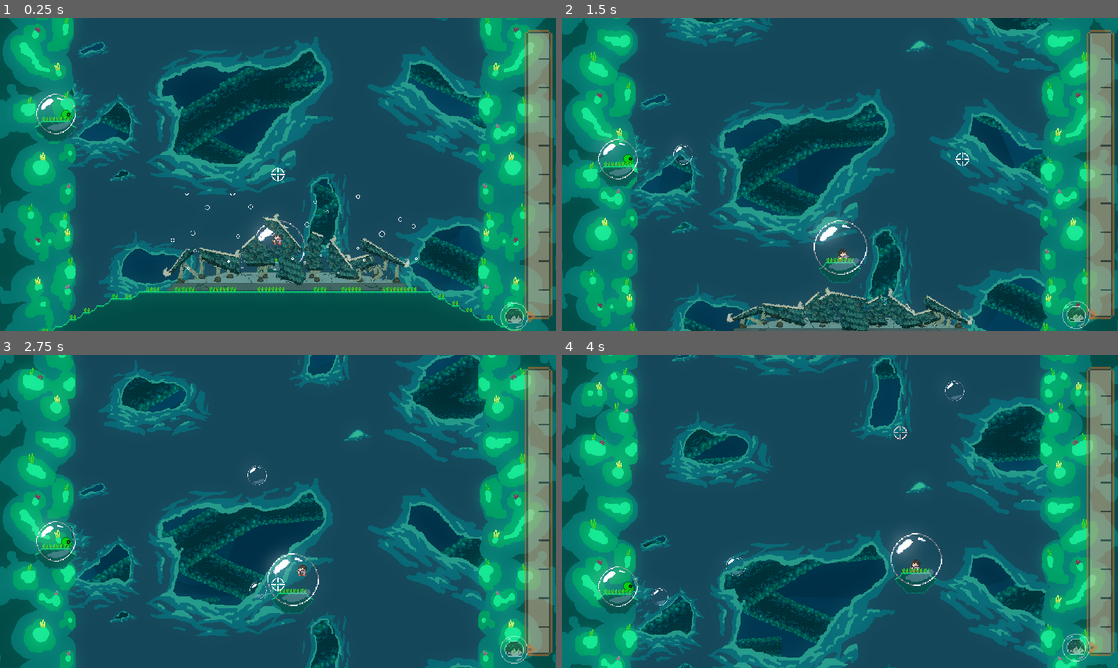
Above: before the commit, frames 1-4 (two rows, left to right).
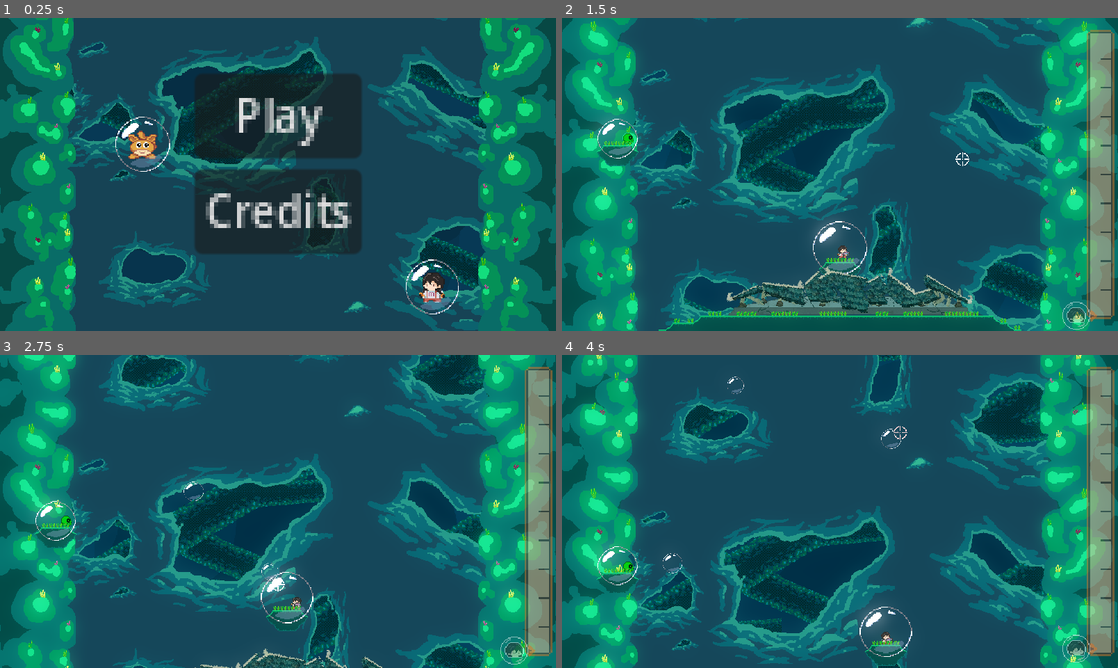
Above: after the commit, the same moments.

Repository: avaxar/apoptosis
Game: Godot game, scene res://scenes/menu.tscn
Two runs of this game, one before a commit and one after it. Both use one fixed random seed, a clock stepped at 60 frames per second and the inputs below. Before the commit the project starts from res://scenes/level.tscn.
Inputs (mouse positions are in pixels of both pictures, inside the frame that each line leads up to):
- Up to frame 1 (0.25 s): no input
- Up to frame 2 (1.5 s): click (840, 115) at 0.5 s, where only the run after the commit has a clickable "Play"; move the mouse to (962, 158) at 1.27 s; hold D (move_right) from 1.28 s (still down); click (962, 158) at 1.42 s
- Up to frame 3 (2.75 s): tap W (jump) at 1.52 s; release D (move_right) at 2 s; drag from (166, 527) to (278, 583) at 2.02 s
- Up to frame 4 (4 s): move the mouse to (895, 442) at 2.77 s; hold A (move_left) 2.78-3.5 s; drag from (812, 574) to (901, 433) at 3.52 s

The runs differ from the first frame. In frame 1, 29% of the frame differs, in the area x 3-100%, y 0-100%; in frame 2, 46%, in the area x 0-100%, y 0-100%; in frame 3, 43%; in frame 4, 43%.

Commit message:
RENAMEMRAEFNEUJfhyua

Diff:
--- a/project.godot
+++ b/project.godot
@@ -11,7 +11,7 @@
 [application]
 
 config/name="Apoptosis"
-run/main_scene="res://scenes/level.tscn"
+run/main_scene="res://scenes/menu.tscn"
 config/features=PackedStringArray("4.3", "GL Compatibility")
 boot_splash/show_image=false
 config/icon="res://icon.svg"
--- a/scenes/mari_caca.tscn
+++ b/scenes/mari_caca.tscn
@@ -1,6 +1,6 @@
 [gd_scene load_steps=28 format=3 uid="uid://dd1t7y1nfk702"]
 
-[ext_resource type="Script" path="res://scenes/mari_and_caca.gd" id="1_aqhai"]
+[ext_resource type="Script" path="res://scripts/mari_and_caca.gd" id="1_aqhai"]
 [ext_resource type="Texture2D" uid="uid://bvf3g8cyl08vg" path="res://textures/caca_idle.png" id="2_c57cj"]
 [ext_resource type="Texture2D" uid="uid://el777tmqy4d8" path="res://textures/bubble_idle.png" id="3_aar8s"]
 [ext_resource type="Texture2D" uid="uid://ctcrsqikgrp2x" path="res://textures/mari_idle.png" id="3_daxjp"]
Renamed: scenes/bg.gd -> scripts/bg.gd
Renamed: scenes/caca.gd -> scripts/caca.gd
Renamed: scenes/mari.gd -> scripts/mari.gd
Renamed: scenes/mari_and_caca.gd -> scripts/mari_and_caca.gd
